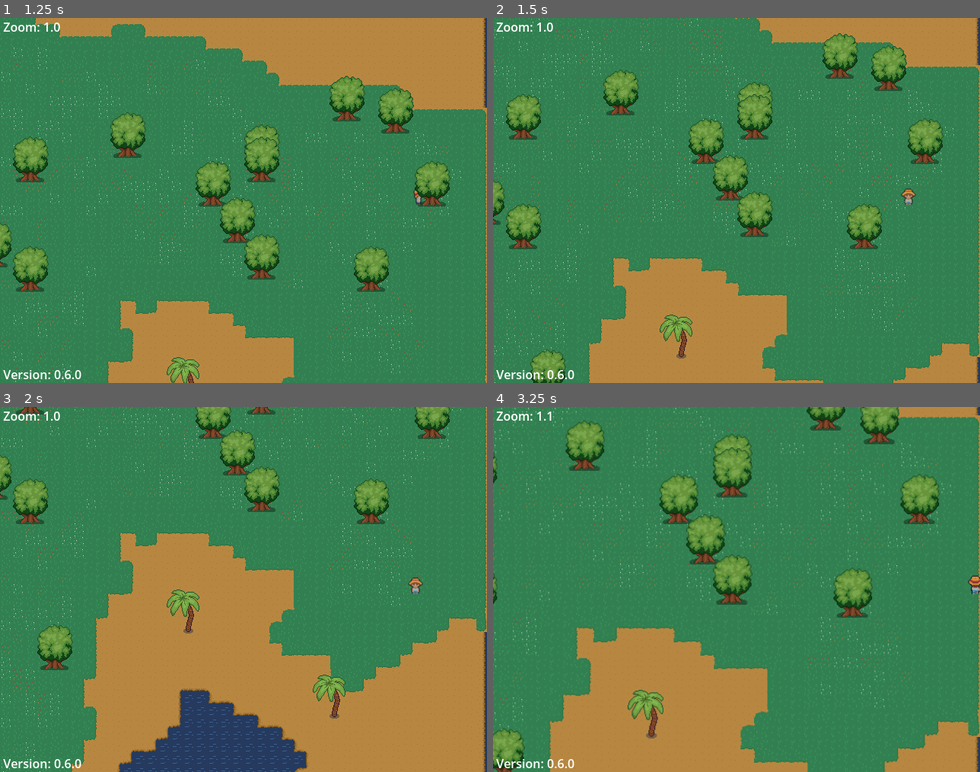
Above: before the commit, frames 1-4 (two rows, left to right).
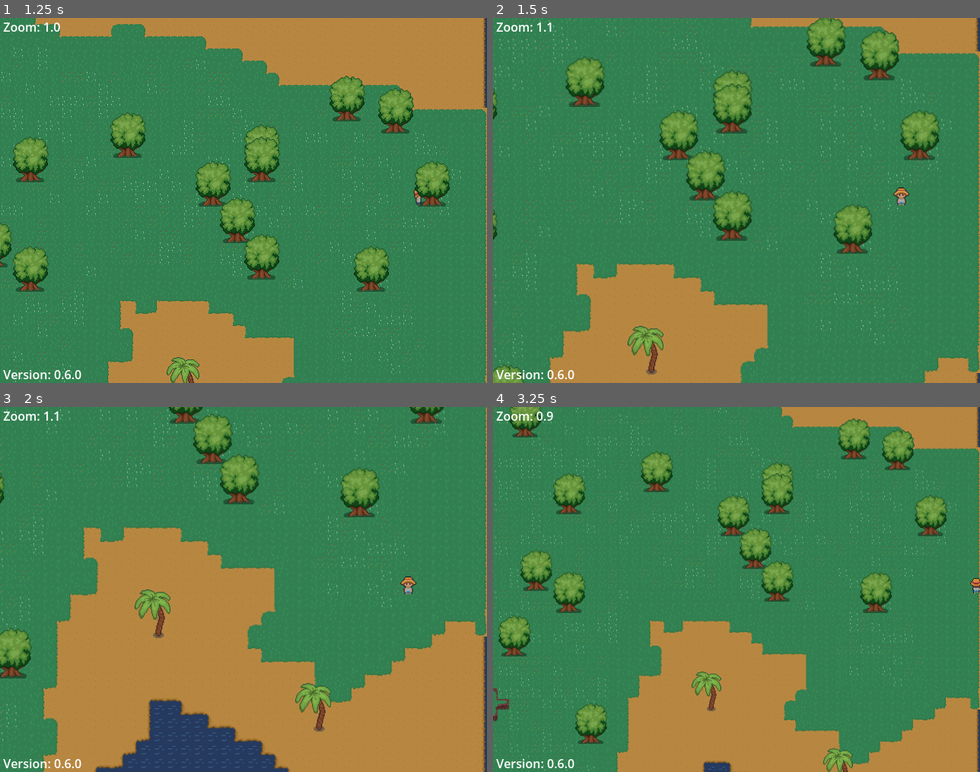
Above: after the commit, the same moments.

Repository: twiederk/PirateGame
Game: Godot game, scene res://world/proc_gen_world.tscn
Same seed, same stepped clock (60 frames per second), same inputs: the game is played once before the commit and once after it.
Inputs (mouse positions are in pixels of both pictures, inside the frame that each line leads up to):
- Up to frame 1 (1.25 s): tap Enter at 0.5 s; move the mouse to (350, 182) at 0.52 s; hold D (right) from 0.53 s (still down); tap E (board_ship) at 0.6 s
- Up to frame 2 (1.5 s): move the mouse to (639, 218) at 1.27 s; release D (right) at 1.28 s; hold S (down) from 1.28 s (still down); tap ] (zoom_in, bound only after the commit) at 1.35 s
- Up to frame 3 (2 s): keep holding S (down)
- Up to frame 4 (3.25 s): move the mouse to (785, 509) at 2.02 s; release S (down) at 2.03 s; hold D (right) 2.03-2.78 s; tap Mouse wheel up (zoom_in, bound only before the commit) at 2.1 s; tap Keypad 0 (zoom_reset, bound only after the commit) at 2.75 s; move the mouse to (712, 662) at 2.77 s; hold W (up) from 2.78 s (still down); tap / (zoom_out, bound only after the commit) at 2.85 s

Frame 1 is identical in both runs. In frame 2, 22% of the frame differs, in the area x 0-100%, y 0-100%; in frame 3, 20%; in frame 4, 32%.

Commit message:
Added reset zoom

Diff:
--- a/godot4/project.godot
+++ b/godot4/project.godot
@@ -51,14 +51,14 @@
 }
 zoom_in={
 "deadzone": 0.5,
-"events": [Object(InputEventMouseButton,"resource_local_to_scene":false,"resource_name":"","device":-1,"window_id":0,"alt_pressed":false,"shift_pressed":false,"ctrl_pressed":false,"meta_pressed":false,"button_mask":0,"position":Vector2(0, 0),"global_position":Vector2(0, 0),"factor":1.0,"button_index":4,"canceled":false,"pressed":false,"double_click":false,"script":null)
-, Object(InputEventKey,"resource_local_to_scene":false,"reso …(131 unchanged characters)… d":false,"keycode":0,"physical_keycode":4194437,"key_label":0,"unicode":43,"location":0,"echo":false,"script":null)
+"events": [Object(InputEventKey,"resource_local_to_scene":false,"resource_name":"","device":-1,"window_id":0,"alt_pressed":false,"shift_pressed":false,"ctrl_pressed":false,"meta_pressed":false,"pressed":false,"keycode":0,"physical_keycode":4194437,"key_label":0,"unicode":43,"location":0,"echo":false,"script":null)
+, Object(InputEventKey,"resource_local_to_scene":false,"reso …(131 unchanged characters)… d":false,"keycode":0,"physical_keycode":93,"key_label":0,"unicode":43,"location":0,"echo":false,"script":null)
 ]
 }
 zoom_out={
 "deadzone": 0.5,
-"events": [Object(InputEventMouseButton,"resource_local_to_scene":false,"resource_name":"","device":-1,"window_id":0,"alt_pressed":false,"shift_pressed":false,"ctrl_pressed":false,"meta_pressed":false,"button_mask":0,"position":Vector2(0, 0),"global_position":Vector2(0, 0),"factor":1.0,"button_index":5,"canceled":false,"pressed":false,"double_click":false,"script":null)
-, Object(InputEventKey,"resource_local_to_scene":false,"reso …(132 unchanged characters)… ":false,"keycode":0,"physical_keycode":4194435,"key_label":0,"unicode":45,"location":0,"echo":false,"script":null)
+"events": [Object(InputEventKey,"resource_local_to_scene":false,"resource_name":"","device":-1,"window_id":0,"alt_pressed":false,"shift_pressed":false,"ctrl_pressed":false,"meta_pressed":false,"pressed":false,"keycode":0,"physical_keycode":4194435,"key_label":0,"unicode":45,"location":0,"echo":false,"script":null)
+, Object(InputEventKey,"resource_local_to_scene":false,"reso …(132 unchanged characters)… ":false,"keycode":0,"physical_keycode":47,"key_label":0,"unicode":45,"location":0,"echo":false,"script":null)
 ]
 }
 quit={
@@ -69,6 +69,12 @@
 board_ship={
 "deadzone": 0.2,
 "events": [Object(InputEventKey,"resource_local_to_scene":false,"resource_name":"","device":-1,"window_id":0,"alt_press …(192 unchanged characters)…
+]
+}
+zoom_reset={
+"deadzone": 0.2,
+"events": [Object(InputEventKey,"resource_local_to_scene":false,"resource_name":"","device":-1,"window_id":0,"alt_pressed":false,"shift_pressed":false,"ctrl_pressed":false,"meta_pressed":false,"pressed":false,"keycode":0,"physical_keycode":4194438,"key_label":0,"unicode":48,"location":0,"echo":false,"script":null)
+, Object(InputEventKey,"resource_local_to_scene":false,"resource_name":"","device":-1,"window_id":0,"alt_pressed":false,"shift_pressed":false,"ctrl_pressed":false,"meta_pressed":false,"pressed":false,"keycode":0,"physical_keycode":48,"key_label":0,"unicode":48,"location":0,"echo":false,"script":null)
 ]
 }
 
--- a/godot4/world/proc_gen_world.gd
+++ b/godot4/world/proc_gen_world.gd
@@ -152,6 +152,10 @@
 			zoom_val = 0.5
 		camera.zoom = Vector2(zoom_val, zoom_val)
 		zoom_widget.set_zoom(camera.zoom)
+	elif Input.is_action_just_pressed("zoom_reset"):
+		camera.zoom = Vector2(1, 1)
+		zoom_widget.set_zoom(camera.zoom)
+
 
 
 func _quit_game() -> void:
